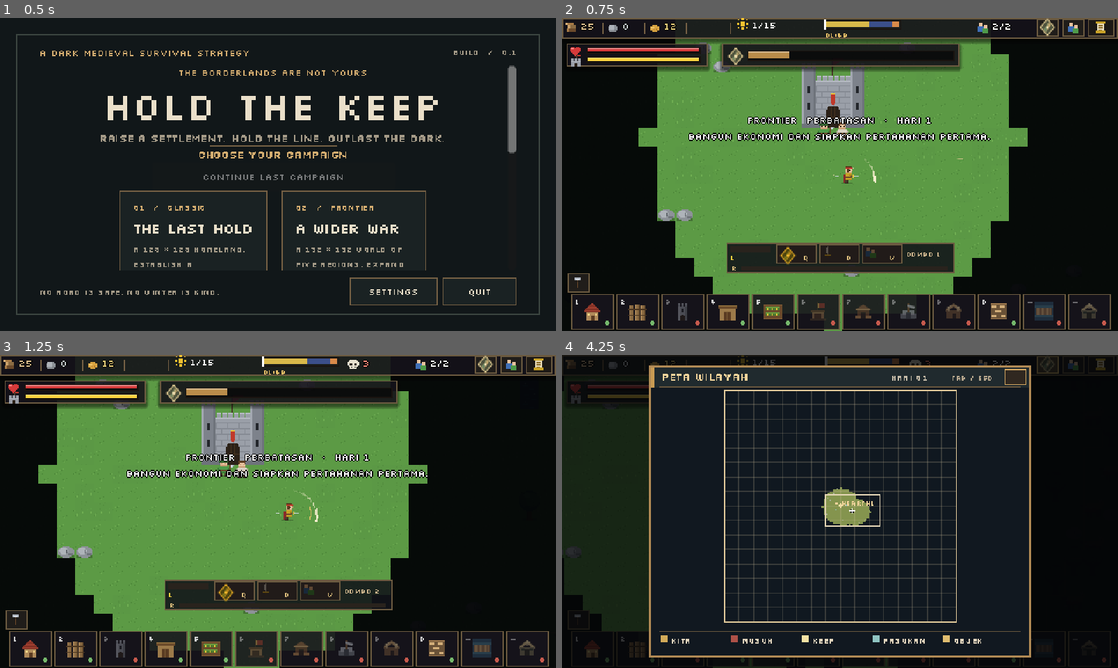
Above: before the commit, frames 1-4 (two rows, left to right).
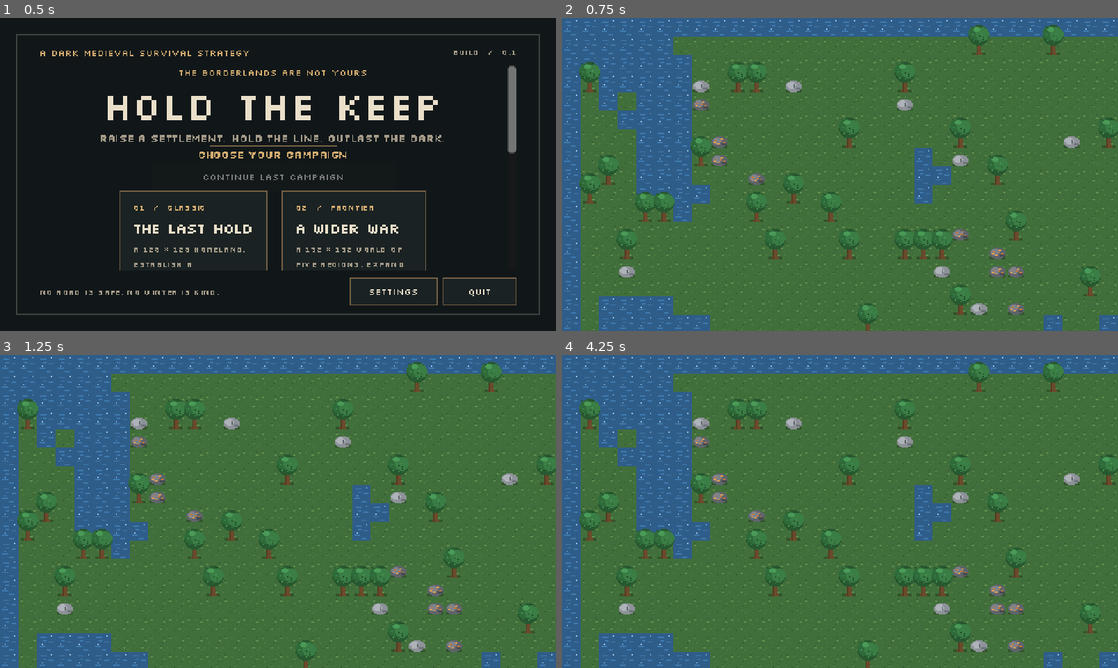
Above: after the commit, the same moments.

Repository: shimleabyte/hold-the-keep
Game: Godot game, scene res://scenes/main.tscn
The game is run twice, just before and just after one commit, with the same random seed, the same clock (stepped at 60 frames per second) and the same inputs.
Inputs (mouse positions are in pixels of both pictures, inside the frame that each line leads up to):
- Up to frame 1 (0.5 s): no input
- Up to frame 2 (0.75 s): tap Enter (ui_accept) at 0.5 s; move the mouse to (962, 158) at 0.52 s; hold D (move_right) from 0.53 s (still down); hold F (attack) from 0.53 s (still down); click (962, 158) at 0.67 s
- Up to frame 3 (1.25 s): keep holding D (move_right); keep holding F (attack); tap Enter (ui_accept) at 0.77 s
- Up to frame 4 (4.25 s): release D (move_right) at 1.25 s; release F (attack) at 1.25 s; drag from (728, 527) to (812, 574) at 1.27 s; move the mouse to (895, 442) at 2.02 s; hold D (move_right) 2.03-2.75 s; hold F (attack) 2.03-2.75 s; tap Q (ability_dash) at 2.1 s; drag from (812, 574) to (673, 464) at 2.77 s; move the mouse to (1006, 558) at 3.52 s; hold A (move_left) from 3.53 s (still down); hold F (attack) from 3.53 s (still down); tap Enter (ui_accept) at 3.77 s; tap Tab (toggle_map) at 4.15 s

Frame 1 is identical in both runs. In frame 2, 98% of the frame differs, in the area x 0-100%, y 0-100%; in frame 3, 98%; in frame 4, 100%.
Error after the commit: Parse Error: Could not find type "ArmyCommand" in the current scope. (res://scripts/entities/player.gd:257)

Commit message:
refactor: explicitly type world and unit systems

Diff:
--- a/scripts/entities/player.gd
+++ b/scripts/entities/player.gd
@@ -1,3 +1,4 @@
+class_name Player
 extends CharacterBody2D
 ## Pemain top-down. Origin node = kaki (untuk Y-sort).
 ## Animasi: idle, jalan, lari (tahan Shift), serang, panen, kena pukul. Damage serangan dan panen
@@ -253,7 +254,7 @@
 func _click_on_hud() -> bool:
     if Input.is_physical_key_pressed(KEY_F) or Input.is_joy_button_pressed(0, JOY_BUTTON_X):
         return false
-    var commander := get_tree().get_first_node_in_group("army_command_manager")
+    var commander: ArmyCommand = get_tree().get_first_node_in_group("army_command_manager") as ArmyCommand
     if commander != null and commander.has_method("blocks_player_attack") and commander.blocks_player_attack():
         return true
     var hud := get_tree().get_first_node_in_group("hud")
--- a/scripts/entities/villager.gd
+++ b/scripts/entities/villager.gd
@@ -1,3 +1,4 @@
+class_name Villager
 extends Node2D
 ## Villager dengan job. Mesin state sederhana:
 ## IDLE -> TO_WORK -> WORKING -> TO_DEPOT -> (kembali TO_WORK)
@@ -130,7 +131,7 @@
 var _scout_cursor := 0
 var _scout_survey_t := 0.0
 var _scout_revealed_at_target := false
-var _manual_goal_cell := Vector2i(-1, -1)
+var _manual_goal_cell: Vector2i = Vector2i(-1, -1)
 var _manual_attack_target: Node2D
 var weapon_equipped := false
 var armor_equipped := false
@@ -813,7 +814,7 @@
         return false
     if not target_node.visible or _expeditioning or state in [State.HIDDEN, State.FLEEING]:
         return false
-    var valid_target := (
+    var valid_target: bool = (
         target_node.is_in_group("enemies")
         or target_node.is_in_group("enemy_strongholds")
         or target_node.is_in_group("enemy_buildings")
@@ -966,7 +967,7 @@
             state = State.EXPEDITION if _expeditioning and is_instance_valid(_expedition_target) else State.IDLE
         return
     var dist := position.distance_to(_foe.position)
-    var attack_reach := REACH
+    var attack_reach: float = REACH
     if _manual_attack_target != null and (_foe.has_method("cells") or _foe.is_in_group("enemy_buildings") or _foe.is_in_group("enemy_strongholds")):
         attack_reach = 34.0
     if _archer_combat.tick(self, _foe, delta):
@@ -1663,7 +1664,7 @@
     var tgt := _path[_pi]
     var to := tgt - position
     var d := to.length()
-    var fast := state == State.FLEEING or state == State.EXPEDITION or state == State.RECALLING or state == State.SCOUT_RETURNING or state == State.MANUAL_MOVE or (state == State.FIGHT and _foe != null and is_instance_valid(_foe) and position.distance_to(_foe.position) > RUN_DISTANCE)
+    var fast: bool = state == State.FLEEING or state == State.EXPEDITION or state == State.RECALLING or state == State.SCOUT_RETURNING or state == State.MANUAL_MOVE or (state == State.FIGHT and _foe != null and is_instance_valid(_foe) and position.distance_to(_foe.position) > RUN_DISTANCE)
     var step := (RUN_SPEED if fast else SPEED) * delta
     if not anim.is_busy() and anim.face(to):
         queue_redraw()
--- a/scripts/systems/flow_field.gd
+++ b/scripts/systems/flow_field.gd
@@ -1,3 +1,4 @@
+class_name FlowField
 extends Node
 ## Satu flow field untuk semua musuh: Dijkstra dari tile keep ke seluruh peta.
 
--- a/scripts/systems/nav_grid.gd
+++ b/scripts/systems/nav_grid.gd
@@ -1,3 +1,4 @@
+class_name NavGrid
 extends Node
 ## A* grid untuk villager. Pohon, batu, air, dan semua bangunan = solid.
 ## Dibangun ulang saat bangunan berubah; `version` naik tiap rebuild.
--- a/scripts/world/world_map.gd
+++ b/scripts/world/world_map.gd
@@ -1,3 +1,4 @@
+class_name WorldMap
 extends Node2D
 ## Profile-scaled world terrain, collision water and harvestable resource nodes.
 ## Classic keeps its original atlas; Frontier uses a dedicated weathered regional palette.
@@ -398,7 +399,7 @@
     while veins < WorldConfig.iron_veins and tries < 300:
         tries += 1
         var c := Vector2i(rng.randi_range(4, map_size - 5), rng.randi_range(4, map_size - 5))
-        var homeland_radius := maxf(16.0, 13.0 * float(map_size) / 64.0)
+        var homeland_radius: float = maxf(16.0, 13.0 * float(map_size) / 64.0)
         if Vector2(c).distance_to(center) < homeland_radius:
             continue
         var want := rng.randi_range(3, 5)
@@ -428,8 +429,8 @@
             rng.randi_range(4, map_size - 5),
             rng.randi_range(4, map_size - 5)
         )
-        var iron_keepout_radius := safe_radius + 8.0
-        var is_new_large_frontier := (
+        var iron_keepout_radius: float = safe_radius + 8.0
+        var is_new_large_frontier: bool = (
             (WorldConfig.profile_id == "frontier" and map_size == 192)
             or (WorldConfig.profile_id == "frontier_expedition" and map_size == 256)
         )
@@ -474,7 +475,7 @@
         safe_radius + (7.0 if frontier else 4.0),
         float(map_size) * (0.15 if frontier else 0.10)
     )
-    var target_count := mini(240, maxi(12, roundi(float(map_size * map_size) / 340.0)))
+    var target_count: int = mini(240, maxi(12, roundi(float(map_size * map_size) / 340.0)))
     # A selected wildlife node blocks at most eight other candidate cells (its 3x3
     # neighborhood). Therefore the first 9 * target_count candidates in score order
     # are sufficient to reproduce the greedy spacing pass; later candidates cannot
